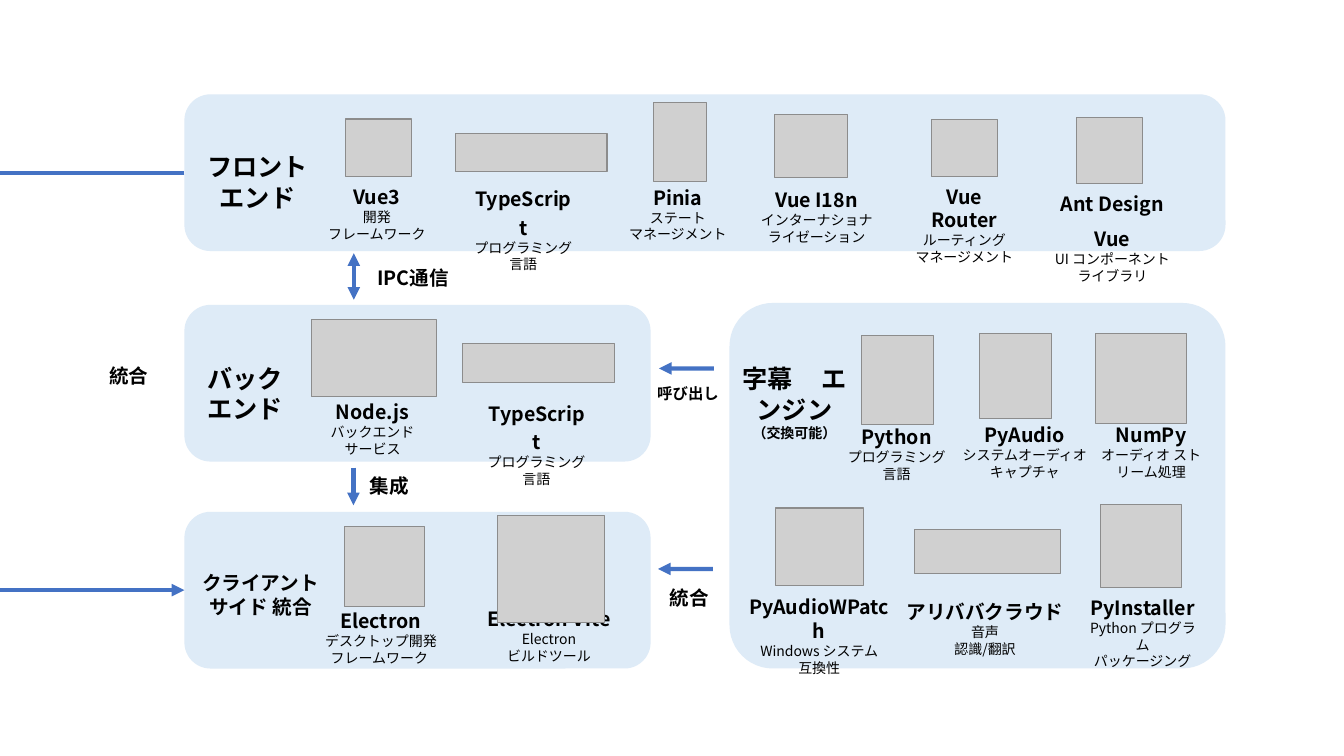
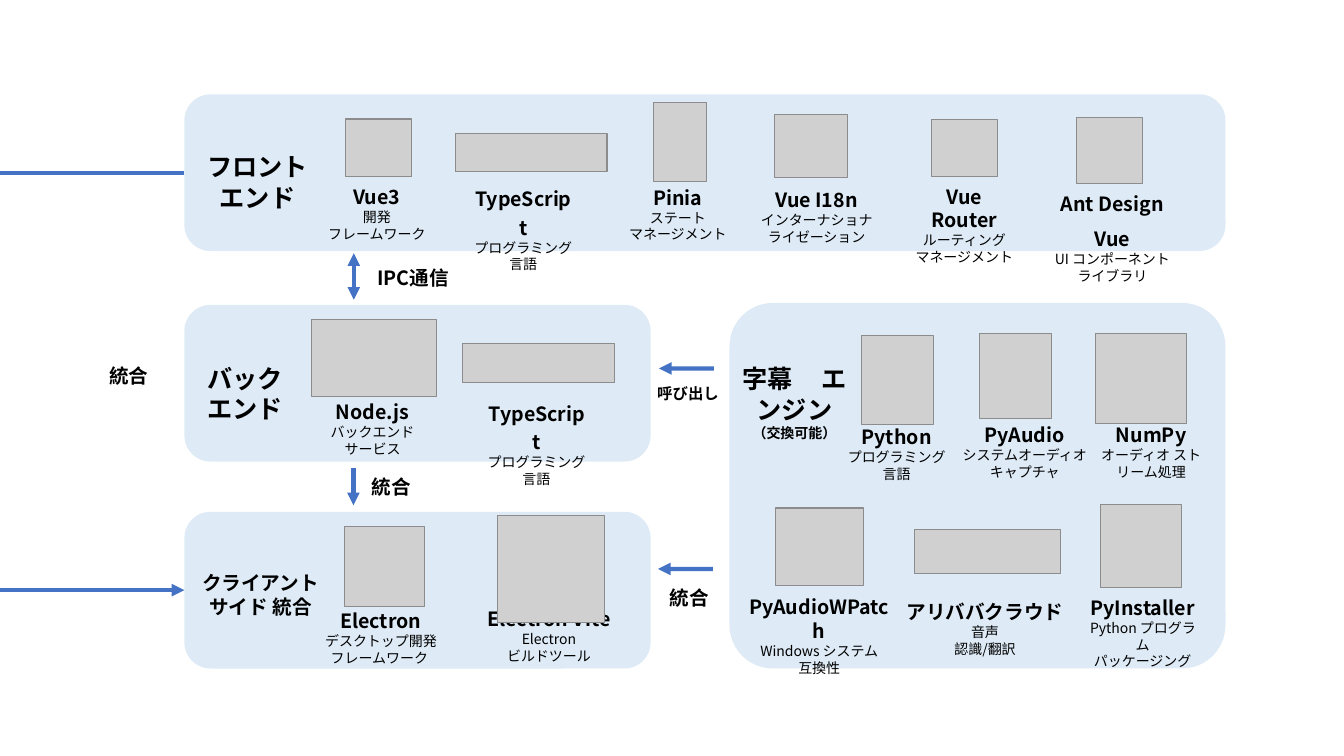
Before and after one commit to HiMeditator/auto-caption, a slide deck: slide 3 of assets/structure.pptx. Drawn at 1344x756 pixels with LibreOffice and Linux fonts; fonts in the diff are those of the drawing; grey boxes stand for pictures. Boxes give left, top, right and bottom in pixels: in the first picture for what was removed or moved away, otherwise in the second. Text is boxed around its words. In the diff, an @@ line names an element or a change of style, - is before the commit and + after.

```diff
--- a/assets/structure.pptx
+++ b/assets/structure.pptx
@@ text removed at (x1=370, y1=476, x2=409, y2=495) @@
-集成
@@ text added at (x1=372, y1=477, x2=411, y2=496), 14 pt, text #000000, bold @@
+統合
```
Also in this commit, not shown: 14 other files.
